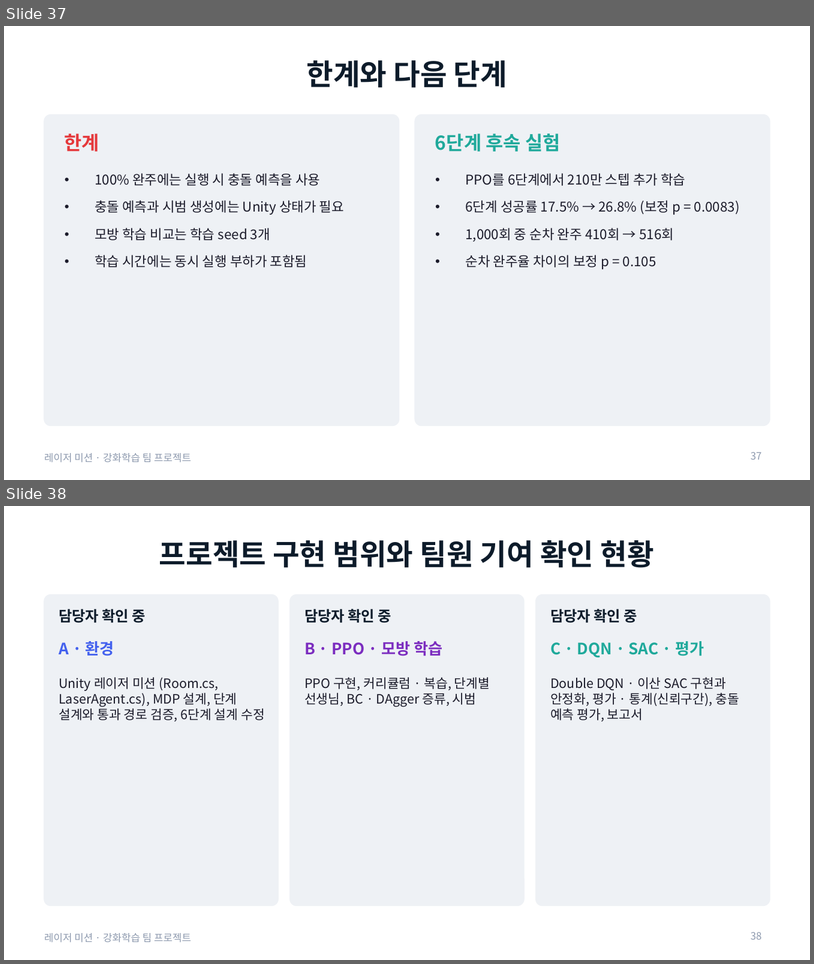
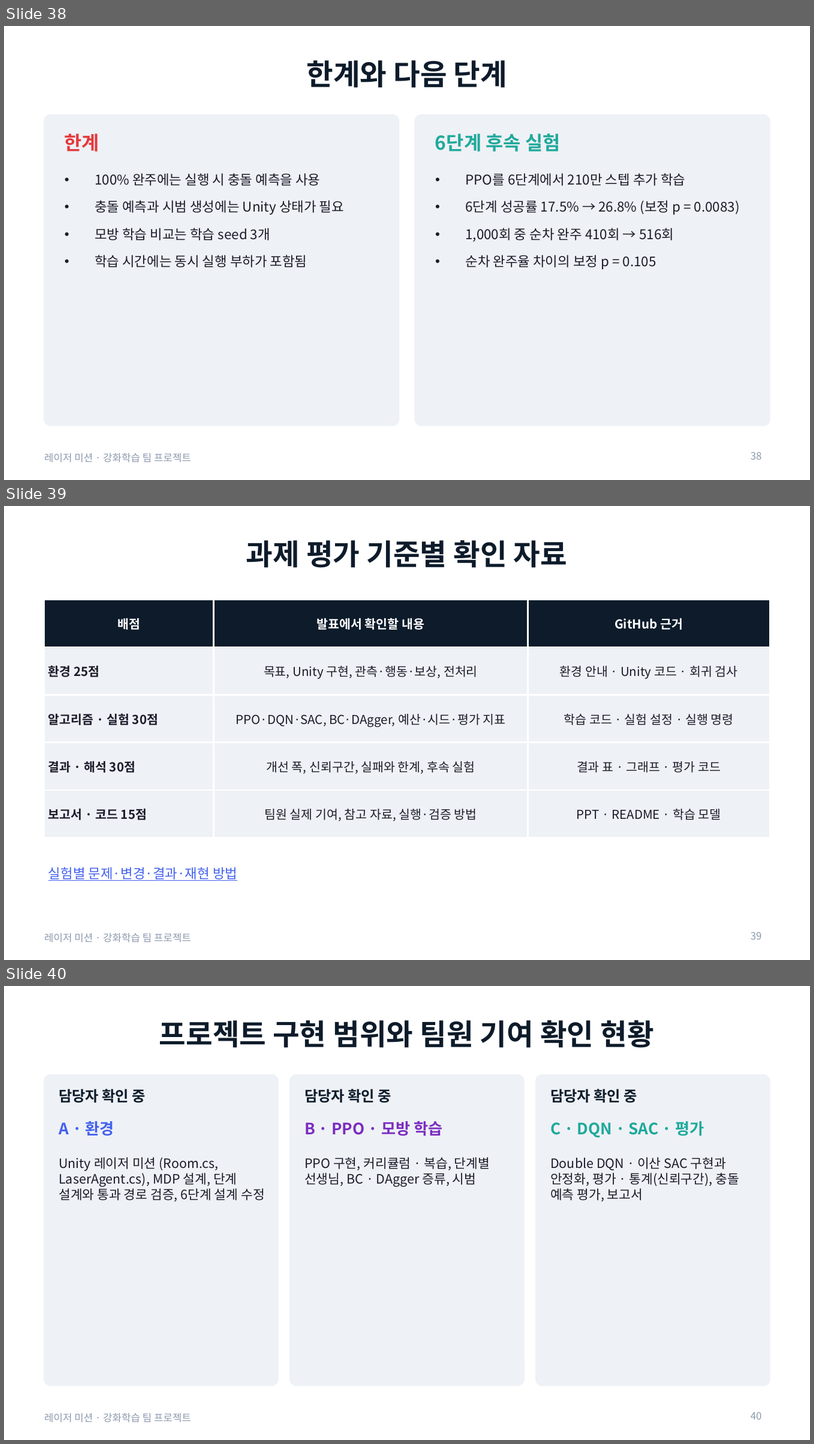
Before and after one commit to changxeokSong/reinforcement_learning, a slide deck: docs/LaserMission_presentation.pptx. Shown one above the other, each under a label of ours: slides 37 and 38 before the commit, slides 38, 39 and 40 after it. The pictures are 814x964 and 814x1444 pixels, drawn with LibreOffice and Linux fonts; fonts in the diff are those of the drawing. Boxes give left, top, right and bottom in pixels: in the first picture for what was removed or moved away, otherwise in the second. Text is boxed around its words. In the diff, an @@ line names an element or a change of style, - is before the commit and + after.

Commit message:
레이저 미션 제출 보고서와 동일 배치 후속 평가 정리

```diff
--- a/docs/LaserMission_presentation.pptx
+++ b/docs/LaserMission_presentation.pptx
@@ slide 39 added at box(4, 506, 810, 960), background #FFFFFF; not listed: 1 template element that a slide beside it also shows @@
@@ title added at box(246, 540, 567, 568), 26 pt, text #0D1B2A, bold @@
+과제 평가 기준별 확인 자료
@@ table added at box(44, 600, 770, 823), 5 rows, 3 columns @@
+배점 | 발표에서 확인할 내용 | GitHub 근거
+환경 25점 | 목표, Unity 구현, 관측·행동·보상, 전처리 | 환경 안내 · Unity 코드 · 회귀 검사
+알고리즘 · 실험 30점 | PPO·DQN·SAC, BC·DAgger, 예산·시드·평가 지표 | 학습 코드 · 실험 설정 · 실행 명령
+결과 · 해석 30점 | 개선 폭, 신뢰구간, 실패와 한계, 후속 실험 | 결과 표 · 그래프 · 평가 코드
+보고서 · 코드 15점 | 팀원 실제 기여, 참고 자료, 실행·검증 방법 | PPT · README · 학습 모델
@@ text added at box(48, 867, 237, 880), 12 pt, text #4361EE, underline @@
+실험별 문제·변경·결과·재현 방법
@@ page number added at box(751, 931, 762, 939), 9 pt, text #8D99AE @@
+39
@@ what was slide 37 is now slide 38 @@
@@ page number at box(751, 451, 762, 459): text changed @@
-37
+38
@@ what was slide 38 is now slide 40 @@
@@ page number at box(751, 1411, 762, 1419): text changed @@
-38
+40
```
Also in this commit, not shown: 1 other slide added, 13 other files.
